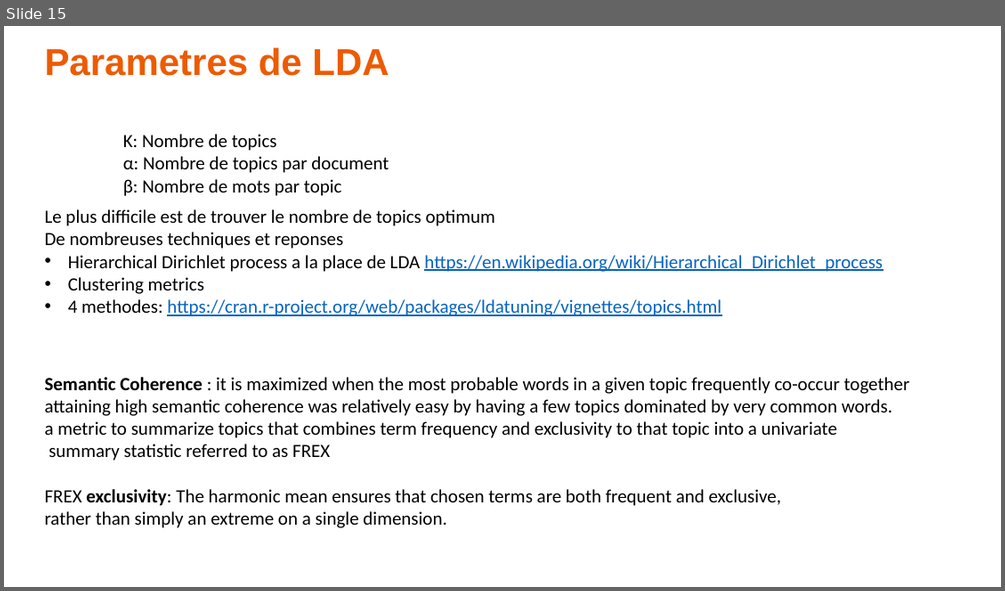
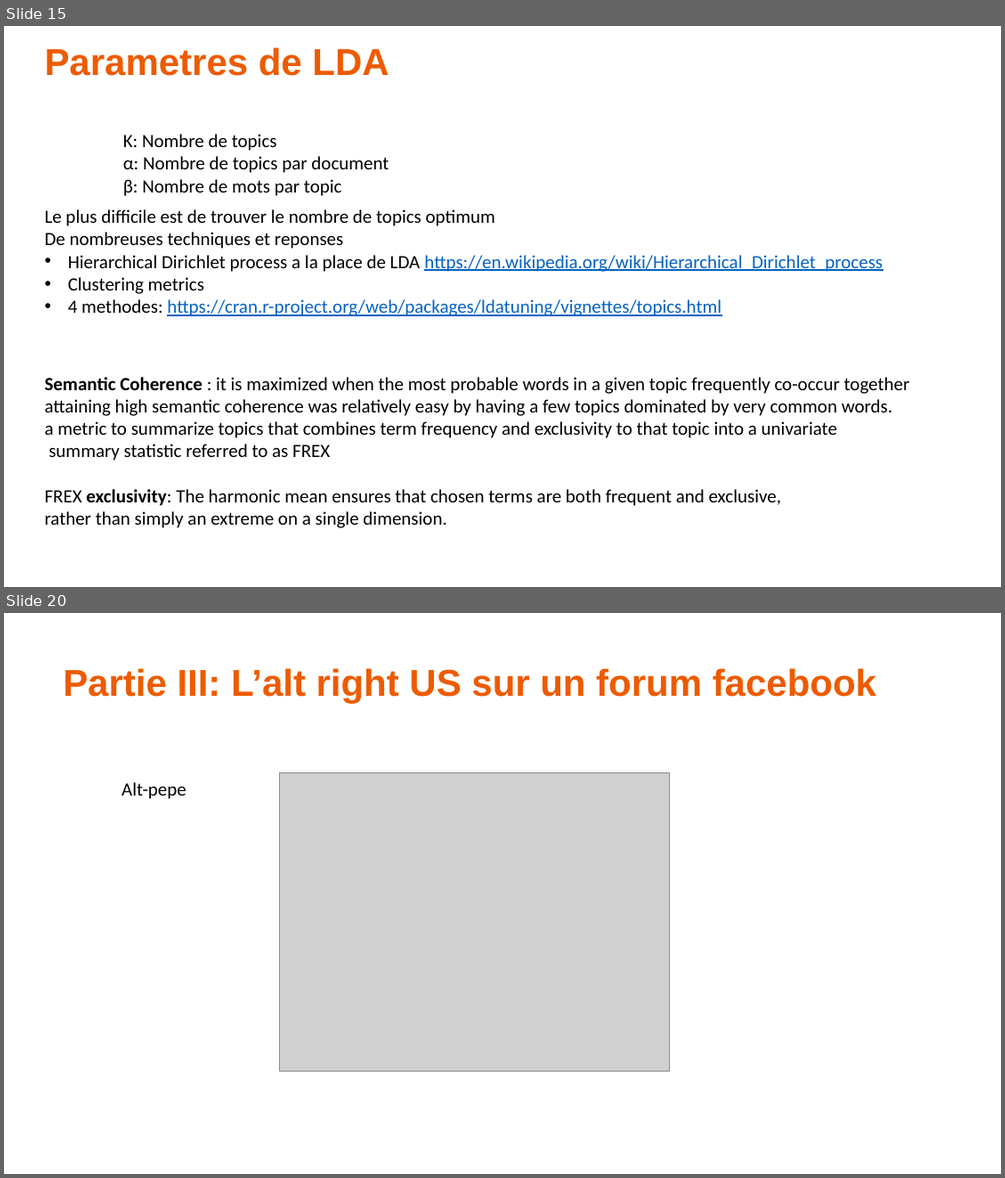
Before and after one commit to alexisperrier/upem-topic-modeling, a slide deck: UPEM-Topic_modeling.pptx. Shown one above the other, each under a label of ours: slide 15 before the commit, slides 15 and 20 after it; the slides between them are not shown. The pictures are 1005x591 and 1005x1178 pixels, drawn with LibreOffice and Linux fonts; fonts in the diff are those of the drawing; grey boxes stand for pictures. Boxes give left, top, right and bottom in pixels: in the first picture for what was removed or moved away, otherwise in the second. Text is boxed around its words. In the diff, an @@ line names an element or a change of style, - is before the commit and + after.

```diff
--- a/UPEM-Topic_modeling.pptx
+++ b/UPEM-Topic_modeling.pptx
@@ slide 20 added at box(4, 613, 1001, 1174), background #FFFFFF @@
@@ text added at box(63, 668, 876, 703), 36 pt, text #ED5B00, bold @@
+Partie III: L’alt right US sur un forum facebook
@@ text added at box(121, 782, 186, 799), 18 pt, text #000000 @@
+Alt-pepe
@@ picture added at box(280, 773, 670, 1071) @@
```
Also in this commit, not shown: 1 slide changed, 9 other slides added, 41 other files.
